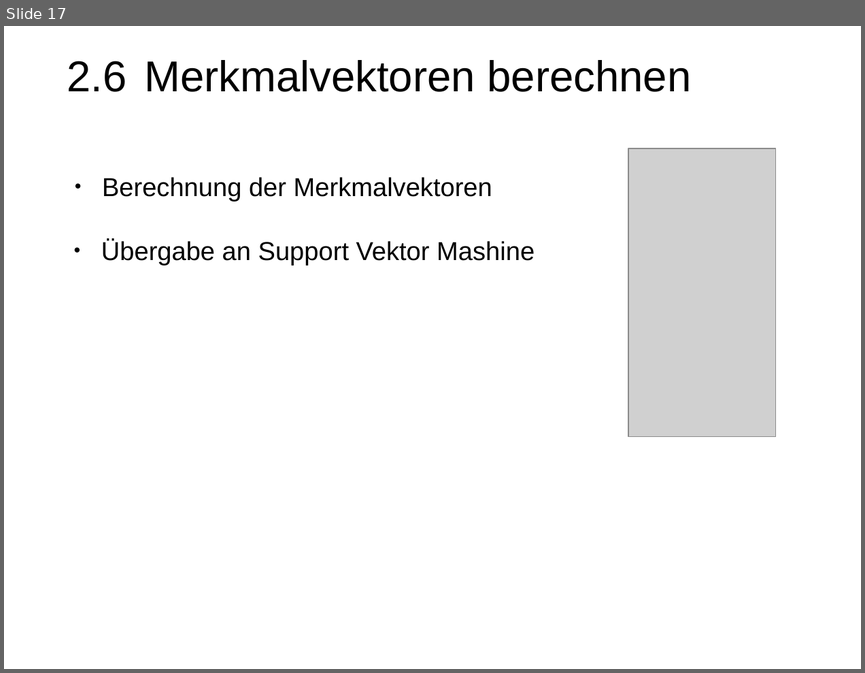
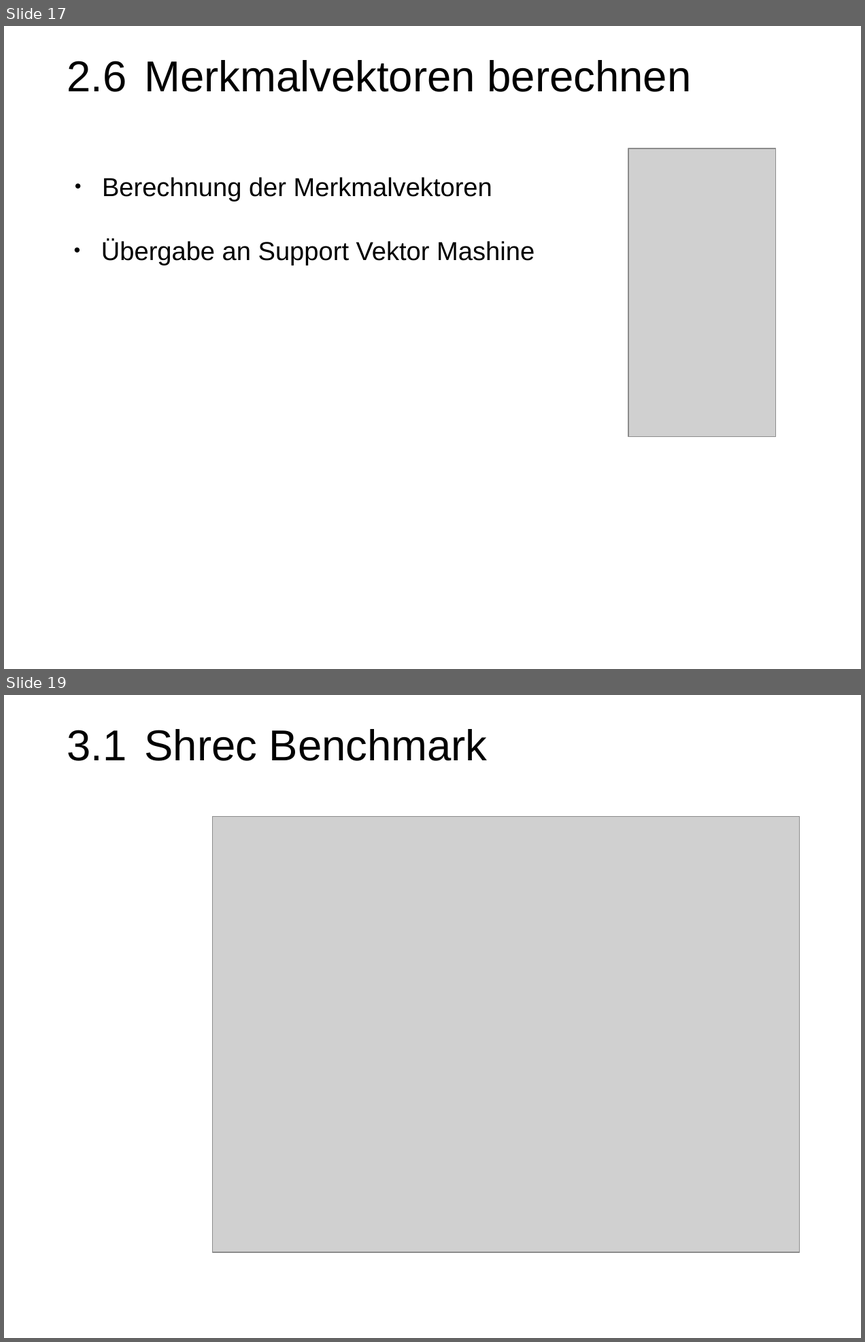
Before and after one commit to PhilippLambracht/prosem_mse, a slide deck: slides/slides.odp. Shown one above the other, each under a label of ours: slide 17 before the commit, slides 17 and 19 after it; the slides between them are not shown. The pictures are 865x673 and 865x1342 pixels, drawn with LibreOffice and Linux fonts; fonts in the diff are those of the drawing; grey boxes stand for pictures. Boxes give left, top, right and bottom in pixels: in the first picture for what was removed or moved away, otherwise in the second. Text is boxed around its words. In the diff, an @@ line names an element or a change of style, - is before the commit and + after.

```diff
--- a/slides/slides.odp
+++ b/slides/slides.odp
@@ slide 19 added at [4,695,861,1338], background #FFFFFF @@
@@ text added at [67,729,487,761], 40 pt, text #000000 @@
+3.1 Shrec Benchmark
@@ picture added at [212,816,800,1252] @@
```
Also in this commit, not shown: 3 other slides added, 3 other files.
